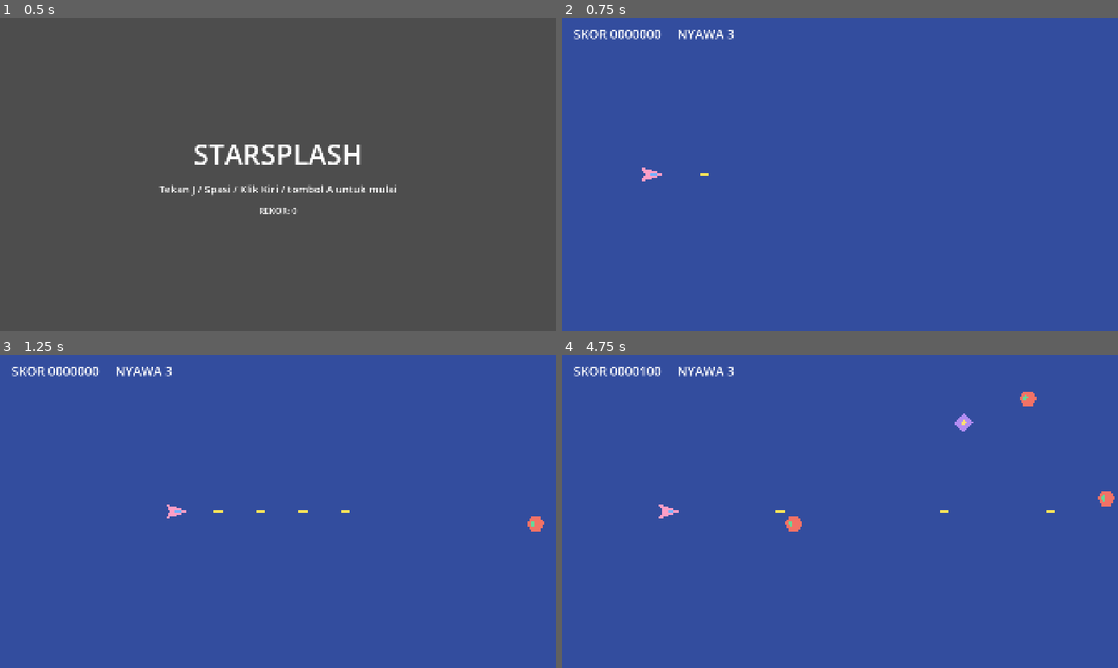
Above: before the commit, frames 1-4 (two rows, left to right).
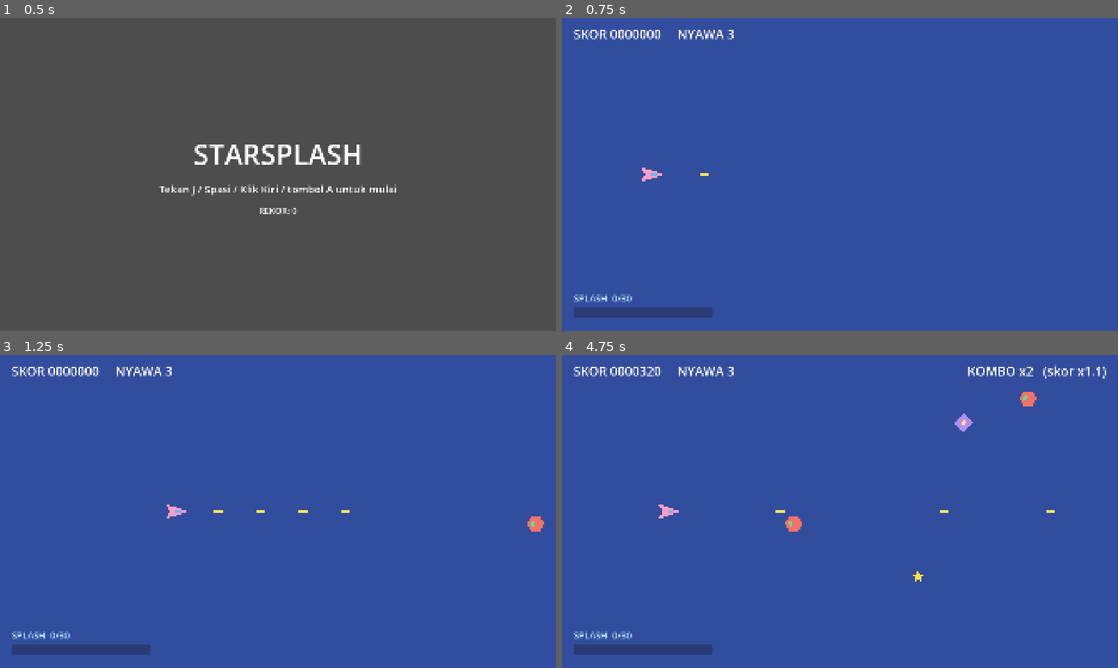
Above: after the commit, the same moments.

Repository: IhsanDwiPutra/Starsplash
Game: Godot game, scene res://scenes/ui/main_menu.tscn
Two runs of this game, one before a commit and one after it. Both use one fixed random seed, a clock stepped at 60 frames per second and the inputs below.
Inputs:
- Up to frame 1 (0.5 s): no input
- Up to frame 2 (0.75 s): tap Enter at 0.5 s; hold D (move_right) from 0.53 s (still down); hold J (fire) from 0.53 s (still down)
- Up to frame 3 (1.25 s): keep holding D (move_right); keep holding J (fire); tap L (splash) at 0.8 s
- Up to frame 4 (4.75 s): release D (move_right) at 1.28 s; release J (fire) at 1.28 s; hold S (move_down) 1.28-2.03 s; tap L (splash) at 1.35, 2.3, 2.85, 3.8, 4.35 s; tap J (fire) at 1.55, 3.05, 4.55 s; hold D (move_right) 2.03-2.78 s; hold J (fire) 2.03-2.78 s; hold W (move_up) 2.78-3.53 s; hold J (fire) 3.53-4.28 s; hold A (move_left) from 3.53 s (still down)

Frame 1 is identical in both runs. In frame 2, 1.0% of the frame differs, in the area x 2-27%, y 88-96%; in frame 3, 1.0%; in frame 4, 1.5%, in the area x 2-100%, y 3-96%.

Commit message:
feat: Starsplash Combo (stars, splash meter, splash blast, combo) and shooter enemy

Diff:
--- /dev/null
+++ b/scenes/enemies/enemy_shooter.tscn
@@ -0,0 +1,33 @@
+[gd_scene format=3]
+
+[ext_resource type="Script" path="res://scripts/enemies/enemy.gd" id="1_enemy"]
+
+[sub_resource type="CircleShape2D" id="CircleShape2D_shooter"]
+radius = 38.0
+
+[node name="EnemyShooter" type="Area2D"]
+collision_layer = 4
+script = ExtResource("1_enemy")
+max_hp = 3
+speed = 200.0
+score_value = 200
+star_value = 3
+move_type = 2
+hold_x = 1500.0
+hold_duration = 6.0
+fire_interval = 2.0
+
+[node name="Visual" type="Polygon2D" parent="."]
+color = Color(0.4, 0.78, 0.82, 1)
+polygon = PackedVector2Array(-38, 0, -22, -30, 22, -30, 38, 0, 22, 30, -22, 30)
+
+[node name="Cannon" type="Polygon2D" parent="."]
+color = Color(0.25, 0.4, 0.55, 1)
+polygon = PackedVector2Array(-52, -8, -20, -8, -20, 8, -52, 8)
+
+[node name="Eye" type="Polygon2D" parent="."]
+color = Color(1, 0.88, 0.45, 1)
+polygon = PackedVector2Array(-6, -10, 12, -10, 18, 0, 12, 10, -6, 10)
+
+[node name="CollisionShape2D" type="CollisionShape2D" parent="."]
+shape = SubResource("CircleShape2D_shooter")
--- /dev/null
+++ b/scenes/fx/splash_wave.tscn
@@ -0,0 +1,7 @@
+[gd_scene format=3]
+
+[ext_resource type="Script" path="res://scripts/fx/splash_wave.gd" id="1_wave"]
+
+[node name="SplashWave" type="Node2D"]
+z_index = 10
+script = ExtResource("1_wave")
--- a/scenes/levels/test_level.tscn
+++ b/scenes/levels/test_level.tscn
@@ -34,6 +34,36 @@
 theme_override_font_sizes/font_size = 44
 text = "SKOR 0000000"
 
+[node name="SplashLabel" type="Label" parent="HUD"]
+offset_left = 40.0
+offset_top = 944.0
+offset_right = 640.0
+offset_bottom = 990.0
+theme_override_font_sizes/font_size = 32
+text = "SPLASH 0/30"
+
+[node name="SplashBar" type="ProgressBar" parent="HUD"]
+offset_left = 40.0
+offset_top = 1000.0
+offset_right = 520.0
+offset_bottom = 1034.0
+max_value = 30.0
+step = 1.0
+show_percentage = false
+
+[node name="ComboLabel" type="Label" parent="HUD"]
+anchors_preset = 1
+anchor_left = 1.0
+anchor_right = 1.0
+offset_left = -720.0
+offset_top = 24.0
+offset_right = -40.0
+offset_bottom = 90.0
+grow_horizontal = 0
+theme_override_font_sizes/font_size = 44
+text = "KOMBO"
+horizontal_alignment = 2
+
 [node name="GameOverLabel" type="Label" parent="HUD"]
 anchors_preset = 8
 anchor_left = 0.5
--- /dev/null
+++ b/scenes/pickups/star.tscn
@@ -0,0 +1,18 @@
+[gd_scene format=3]
+
+[ext_resource type="Script" path="res://scripts/pickups/star.gd" id="1_star"]
+
+[sub_resource type="CircleShape2D" id="CircleShape2D_star"]
+radius = 20.0
+
+[node name="Star" type="Area2D"]
+collision_layer = 16
+collision_mask = 0
+script = ExtResource("1_star")
+
+[node name="Visual" type="Polygon2D" parent="."]
+color = Color(1, 0.88, 0.3, 1)
+polygon = PackedVector2Array(0, -20, 6, -7, 20, -6, 10, 4, 12, 18, 0, 11, -12, 18, -10, 4, -20, -6, -6, -7)
+
+[node name="CollisionShape2D" type="CollisionShape2D" parent="."]
+shape = SubResource("CircleShape2D_star")
--- /dev/null
+++ b/scenes/projectiles/enemy_bullet.tscn
@@ -0,0 +1,22 @@
+[gd_scene format=3]
+
+[ext_resource type="Script" path="res://scripts/projectiles/enemy_bullet.gd" id="1_ebullet"]
+
+[sub_resource type="CircleShape2D" id="CircleShape2D_ebullet"]
+radius = 12.0
+
+[node name="EnemyBullet" type="Area2D"]
+collision_layer = 8
+collision_mask = 0
+script = ExtResource("1_ebullet")
+
+[node name="Glow" type="Polygon2D" parent="."]
+color = Color(1, 0.3, 0.55, 0.45)
+polygon = PackedVector2Array(-18, 0, -13, -13, 0, -18, 13, -13, 18, 0, 13, 13, 0, 18, -13, 13)
+
+[node name="Core" type="Polygon2D" parent="."]
+color = Color(1, 0.85, 0.9, 1)
+polygon = PackedVector2Array(-10, 0, -7, -7, 0, -10, 7, -7, 10, 0, 7, 7, 0, 10, -7, 7)
+
+[node name="CollisionShape2D" type="CollisionShape2D" parent="."]
+shape = SubResource("CircleShape2D_ebullet")
--- a/scripts/autoload/game_state.gd
+++ b/scripts/autoload/game_state.gd
@@ -1,27 +1,51 @@
 extends Node
-## Menyimpan status global permainan (nyawa, skor, kesulitan).
+## Status global: nyawa, skor, kesulitan, Splash Meter, dan kombo.
 ## Angka awal ada di docs/BALANCE.md.
 
 enum Difficulty { EASY, NORMAL, HARD }
 
 signal score_changed(new_score: int)
 signal lives_changed(new_lives: int)
+signal splash_changed(charge: int, max_charge: int)
+signal splash_ready
+signal splash_fired
+signal combo_changed(combo: int, multiplier: float)
 
 const START_LIVES: Dictionary = {
 	Difficulty.EASY: 5,
 	Difficulty.NORMAL: 3,
 	Difficulty.HARD: 2,
 }
+const ENEMY_BULLET_SPEED: Dictionary = {
+	Difficulty.EASY: 350.0,
+	Difficulty.NORMAL: 450.0,
+	Difficulty.HARD: 550.0,
+}
+const SPLASH_MAX: int = 30
+const COMBO_WINDOW: float = 1.5
+const COMBO_MAX_MULTIPLIER: float = 2.0
+const COMBO_STEP: float = 0.1
 
 var difficulty: Difficulty = Difficulty.NORMAL
 var score: int = 0
 var lives: int = 3
+var splash_charge: int = 0
+var combo: int = 0
+
+var _last_kill_time: float = -100.0
+
+
+func _process(_delta: float) -> void:
+	if combo > 0 and _now() - _last_kill_time > COMBO_WINDOW:
+		combo = 0
+		combo_changed.emit(combo, get_multiplier())
 
 
 func new_game(chosen: Difficulty = Difficulty.NORMAL) -> void:
 	difficulty = chosen
 	score = 0
 	lives = START_LIVES[chosen]
+	_reset_splash_and_combo()
 	score_changed.emit(score)
 	lives_changed.emit(lives)
 
@@ -33,4 +57,60 @@
 
 func lose_life() -> void:
 	lives = maxi(lives - 1, 0)
+	_reset_splash_and_combo()
 	lives_changed.emit(lives)
+
+
+func get_enemy_bullet_speed() -> float:
+	return ENEMY_BULLET_SPEED[difficulty]
+
+
+## Dipanggil saat musuh hancur. Memperbarui kombo.
+func register_kill() -> void:
+	var now: float = _now()
+	if combo > 0 and now - _last_kill_time <= COMBO_WINDOW:
+		combo += 1
+	else:
+		combo = 1
+	_last_kill_time = now
+	combo_changed.emit(combo, get_multiplier())
+
+
+func get_multiplier() -> float:
+	if combo <= 0:
+		return 1.0
+	return minf(1.0 + COMBO_STEP * float(combo - 1), COMBO_MAX_MULTIPLIER)
+
+
+## Bonus 1 bintang setiap kelipatan 3 kombo.
+func combo_bonus_stars() -> int:
+	return 1 if combo >= 3 and combo % 3 == 0 else 0
+
+
+func add_stars(amount: int) -> void:
+	var was_full: bool = splash_charge >= SPLASH_MAX
+	splash_charge = mini(splash_charge + amount, SPLASH_MAX)
+	splash_changed.emit(splash_charge, SPLASH_MAX)
+	if not was_full and splash_charge >= SPLASH_MAX:
+		splash_ready.emit()
+
+
+## Mengembalikan true jika meter penuh dan Splash berhasil dilepas.
+func try_splash() -> bool:
+	if splash_charge < SPLASH_MAX:
+		return false
+	splash_charge = 0
+	splash_changed.emit(splash_charge, SPLASH_MAX)
+	splash_fired.emit()
+	return true
+
+
+func _reset_splash_and_combo() -> void:
+	splash_charge = 0
+	combo = 0
+	splash_changed.emit(splash_charge, SPLASH_MAX)
+	combo_changed.emit(combo, 1.0)
+
+
+func _now() -> float:
+	return Time.get_ticks_msec() / 1000.0
--- a/scripts/enemies/enemy.gd
+++ b/scripts/enemies/enemy.gd
@@ -5,34 +5,53 @@
 
 signal died
 
-enum MoveType { STRAIGHT, SINE }
+enum MoveType { STRAIGHT, SINE, HOLD }
 
 @export var max_hp: int = 1
 @export var speed: float = 300.0
 @export var score_value: int = 100
+@export var star_value: int = 1
 @export var move_type: MoveType = MoveType.STRAIGHT
 @export var sine_amplitude: float = 150.0
 @export var sine_frequency: float = 2.0
+## HOLD: berhenti di x ini lalu menembak, pergi lagi setelah hold_duration.
+@export var hold_x: float = 1500.0
+@export var hold_duration: float = 6.0
+## Selang tembak (detik). 0 = tidak menembak.
+@export var fire_interval: float = 0.0
 
 const DESPAWN_X: float = -150.0
+const ON_SCREEN_X: float = 1880.0
+const StarScene: PackedScene = preload("res://scenes/pickups/star.tscn")
+const EnemyBulletScene: PackedScene = preload("res://scenes/projectiles/enemy_bullet.tscn")
 
 var _hp: int
 var _time: float = 0.0
 var _base_y: float
 var _dead: bool = false
+var _fire_timer: float = 0.0
+var _hold_left: float = 0.0
 
 
 func _ready() -> void:
 	add_to_group("enemy")
 	_hp = max_hp
 	_base_y = position.y
+	_hold_left = hold_duration
+	_fire_timer = fire_interval
 
 
 func _physics_process(delta: float) -> void:
 	_time += delta
-	position.x -= speed * delta
-	if move_type == MoveType.SINE:
-		position.y = _base_y + sin(_time * sine_frequency) * sine_amplitude
+	match move_type:
+		MoveType.STRAIGHT:
+			position.x -= speed * delta
+		MoveType.SINE:
+			position.x -= speed * delta
+			position.y = _base_y + sin(_time * sine_frequency) * sine_amplitude
+		MoveType.HOLD:
+			_move_hold(delta)
+	_handle_fire(delta)
 	if position.x < DESPAWN_X:
 		queue_free()
 
@@ -47,6 +66,36 @@
 		_flash()
 
 
+func _move_hold(delta: float) -> void:
+	if position.x > hold_x:
+		position.x -= speed * delta
+	elif _hold_left > 0.0:
+		_hold_left -= delta
+		position.y = _base_y + sin(_time * 1.5) * 30.0
+	else:
+		position.x -= speed * delta
+
+
+func _handle_fire(delta: float) -> void:
+	if fire_interval <= 0.0 or position.x > ON_SCREEN_X:
+		return
+	_fire_timer -= delta
+	if _fire_timer <= 0.0:
+		_fire_timer = fire_interval
+		_shoot()
+
+
+func _shoot() -> void:
+	var dir: Vector2 = Vector2.LEFT
+	var player := get_tree().get_first_node_in_group("player") as Node2D
+	if player != null:
+		dir = (player.global_position - global_position).normalized()
+	var bullet := EnemyBulletScene.instantiate() as EnemyBullet
+	bullet.direction = dir
+	get_parent().add_child(bullet)
+	bullet.global_position = global_position + dir * 40.0
+
+
 func _flash() -> void:
 	modulate = Color(2.5, 2.5, 2.5)
 	var tween: Tween = create_tween()
@@ -55,6 +104,17 @@
 
 func _die() -> void:
 	_dead = true
-	GameState.add_score(score_value)
+	GameState.register_kill()
+	GameState.add_score(roundi(score_value * GameState.get_multiplier()))
+	_drop_stars(star_value + GameState.combo_bonus_stars())
 	died.emit()
 	queue_free()
+
+
+func _drop_stars(count: int) -> void:
+	var parent: Node = get_parent()
+	for i in count:
+		var star: Node2D = StarScene.instantiate()
+		star.position = position
+		# Ditunda: kita mungkin sedang berada di dalam callback fisika.
+		parent.add_child.call_deferred(star)
--- /dev/null
+++ b/scripts/fx/splash_wave.gd
@@ -0,0 +1,24 @@
+extends Node2D
+## Efek gelombang Splash: cincin yang membesar lalu menghilang.
+
+const MAX_RADIUS: float = 2300.0
+const DURATION: float = 0.7
+
+var _radius: float = 0.0
+var _alpha: float = 1.0
+
+
+func _ready() -> void:
+	var tween: Tween = create_tween().set_parallel(true)
+	tween.tween_property(self, "_radius", MAX_RADIUS, DURATION).set_ease(Tween.EASE_OUT)
+	tween.tween_property(self, "_alpha", 0.0, DURATION)
+	tween.chain().tween_callback(queue_free)
+
+
+func _process(_delta: float) -> void:
+	queue_redraw()
+
+
+func _draw() -> void:
+	draw_circle(Vector2.ZERO, _radius, Color(1.0, 1.0, 1.0, _alpha * 0.15))
+	draw_arc(Vector2.ZERO, _radius, 0.0, TAU, 128, Color(1.0, 0.95, 0.5, _alpha), 18.0)
--- a/scripts/levels/test_level.gd
+++ b/scripts/levels/test_level.gd
@@ -3,6 +3,7 @@
 
 const DroneScene: PackedScene = preload("res://scenes/enemies/enemy_drone.tscn")
 const SineScene: PackedScene = preload("res://scenes/enemies/enemy_sine.tscn")
+const ShooterScene: PackedScene = preload("res://scenes/enemies/enemy_shooter.tscn")
 const MENU_PATH: String = "res://scenes/ui/main_menu.tscn"
 const SPAWN_INTERVAL: float = 0.9
 const SPAWN_X: float = 2050.0
@@ -33,10 +34,18 @@
 
 func _spawn_enemy() -> void:
 	_spawn_count += 1
-	var use_sine: bool = _spawn_count % 3 == 0
-	var enemy: Enemy = (SineScene if use_sine else DroneScene).instantiate()
-	var y_min: float = 320.0 if use_sine else 120.0
-	var y_max: float = 760.0 if use_sine else 960.0
+	var scene: PackedScene = DroneScene
+	var y_min: float = 120.0
+	var y_max: float = 960.0
+	if _spawn_count % 5 == 0:
+		scene = ShooterScene
+		y_min = 250.0
+		y_max = 830.0
+	elif _spawn_count % 3 == 0:
+		scene = SineScene
+		y_min = 320.0
+		y_max = 760.0
+	var enemy: Enemy = scene.instantiate()
 	enemy.position = Vector2(SPAWN_X, randf_range(y_min, y_max))
 	_enemies.add_child(enemy)
 
--- /dev/null
+++ b/scripts/pickups/star.gd
@@ -0,0 +1,34 @@
+class_name Star
+extends Area2D
+## Bintang dari musuh: meledak keluar, hanyut ke kiri, tertarik ke kapal saat dekat.
+## Angka dari docs/BALANCE.md (Starsplash Combo).
+
+const ATTRACT_RADIUS: float = 220.0
+const ATTRACT_SPEED: float = 900.0
+const COLLECT_RADIUS: float = 36.0
+const DRIFT_SPEED: float = 180.0
+const DESPAWN_X: float = -60.0
+
+var _burst: Vector2 = Vector2.ZERO
+
+
+func _ready() -> void:
+	_burst = Vector2.from_angle(randf() * TAU) * randf_range(120.0, 260.0)
+
+
+func _physics_process(delta: float) -> void:
+	var player := get_tree().get_first_node_in_group("player") as Node2D
+	if player != null and player.visible:
+		var to_player: Vector2 = player.global_position - global_position
+		var dist: float = to_player.length()
+		if dist <= COLLECT_RADIUS:
+			GameState.add_stars(1)
+			queue_free()
+			return
+		if dist <= ATTRACT_RADIUS:
+			position += to_player.normalized() * ATTRACT_SPEED * delta
+			return
+	_burst = _burst.lerp(Vector2.ZERO, minf(5.0 * delta, 1.0))
+	position += (_burst + Vector2(-DRIFT_SPEED, 0.0)) * delta
+	if position.x < DESPAWN_X:
+		queue_free()
--- a/scripts/player/player.gd
+++ b/scripts/player/player.gd
@@ -10,6 +10,9 @@
 const INVULN_TIME: float = 2.0
 const SCREEN_MARGIN: Vector2 = Vector2(60.0, 40.0)
 const BulletScene: PackedScene = preload("res://scenes/projectiles/player_bullet.tscn")
+const SplashWaveScene: PackedScene = preload("res://scenes/fx/splash_wave.tscn")
+const SPLASH_DAMAGE: int = 8
+const SPLASH_OFFSCREEN_MARGIN: float = 50.0
 
 var _cooldown: float = 0.0
 var _invuln: float = 0.0
@@ -18,11 +21,17 @@
 @onready var _muzzle: Marker2D = $Muzzle
 
 
+func _ready() -> void:
+	add_to_group("player")
+
+
 func _physics_process(delta: float) -> void:
 	if _dead:
 		return
 	_move(delta)
 	_handle_fire(delta)
+	if Input.is_action_just_pressed("splash"):
+		_try_splash()
 	_handle_damage(delta)
 
 
@@ -41,6 +50,21 @@
 		var bullet: Node2D = BulletScene.instantiate()
 		get_parent().add_child(bullet)
 		bullet.global_position = _muzzle.global_position
+
+
+func _try_splash() -> void:
+	if not GameState.try_splash():
+		return
+	for bullet in get_tree().get_nodes_in_group("enemy_bullet"):
+		bullet.queue_free()
+	var limit_x: float = get_viewport_rect().size.x + SPLASH_OFFSCREEN_MARGIN
+	for node in get_tree().get_nodes_in_group("enemy"):
+		var enemy := node as Enemy
+		if enemy != null and enemy.global_position.x < limit_x:
+			enemy.take_damage(SPLASH_DAMAGE)
+	var wave := SplashWaveScene.instantiate() as Node2D
+	get_parent().add_child(wave)
+	wave.global_position = global_position
 
 
 func _handle_damage(delta: float) -> void:
--- /dev/null
+++ b/scripts/projectiles/enemy_bullet.gd
@@ -0,0 +1,21 @@
+class_name EnemyBullet
+extends Area2D
+## Peluru musuh. Kecepatan mengikuti kesulitan (GameState).
+
+const MIN_BOUNDS: Vector2 = Vector2(-120.0, -120.0)
+const MAX_BOUNDS: Vector2 = Vector2(2040.0, 1200.0)
+
+var direction: Vector2 = Vector2.LEFT
+var _speed: float = 450.0
+
+
+func _ready() -> void:
+	add_to_group("enemy_bullet")
+	_speed = GameState.get_enemy_bullet_speed()
+
+
+func _physics_process(delta: float) -> void:
+	position += direction * _speed * delta
+	if position.x < MIN_BOUNDS.x or position.x > MAX_BOUNDS.x \
+			or position.y < MIN_BOUNDS.y or position.y > MAX_BOUNDS.y:
+		queue_free()
--- a/scripts/ui/hud.gd
+++ b/scripts/ui/hud.gd
@@ -1,14 +1,38 @@
 extends CanvasLayer
-## HUD dasar: skor dan nyawa.
+## HUD: skor, nyawa, Splash Meter, dan kombo.
+
+const COLOR_CHARGING: Color = Color(0.7, 0.9, 1.0)
+const COLOR_READY: Color = Color(1.0, 0.9, 0.3)
 
 @onready var _label: Label = $ScoreLabel
+@onready var _bar: ProgressBar = $SplashBar
+@onready var _splash_label: Label = $SplashLabel
+@onready var _combo_label: Label = $ComboLabel
 
 
 func _ready() -> void:
 	GameState.score_changed.connect(_refresh.unbind(1))
 	GameState.lives_changed.connect(_refresh.unbind(1))
+	GameState.splash_changed.connect(_on_splash_changed)
+	GameState.combo_changed.connect(_on_combo_changed)
 	_refresh()
+	_on_splash_changed(GameState.splash_charge, GameState.SPLASH_MAX)
+	_on_combo_changed(GameState.combo, GameState.get_multiplier())
 
 
 func _refresh() -> void:
 	_label.text = "SKOR %07d     NYAWA %d" % [GameState.score, GameState.lives]
+
+
+func _on_splash_changed(charge: int, max_charge: int) -> void:
+	_bar.max_value = max_charge
+	_bar.value = charge
+	var full: bool = charge >= max_charge
+	_bar.modulate = COLOR_READY if full else COLOR_CHARGING
+	_splash_label.modulate = COLOR_READY if full else COLOR_CHARGING
+	_splash_label.text = "SPLASH SIAP!  [L / Y]" if full else "SPLASH  %d/%d" % [charge, max_charge]
+
+
+func _on_combo_changed(combo: int, multiplier: float) -> void:
+	_combo_label.visible = combo >= 2
+	_combo_label.text = "KOMBO x%d   (skor x%.1f)" % [combo, multiplier]
Not shown, added: scripts/fx/splash_wave.gd.uid
Not shown, added: scripts/pickups/star.gd.uid
Not shown, added: scripts/projectiles/enemy_bullet.gd.uid
Not shown, changed: docs/ARCHITECTURE.md
Not shown, changed: docs/DECISIONS.md
Not shown, changed: docs/ROADMAP.md
